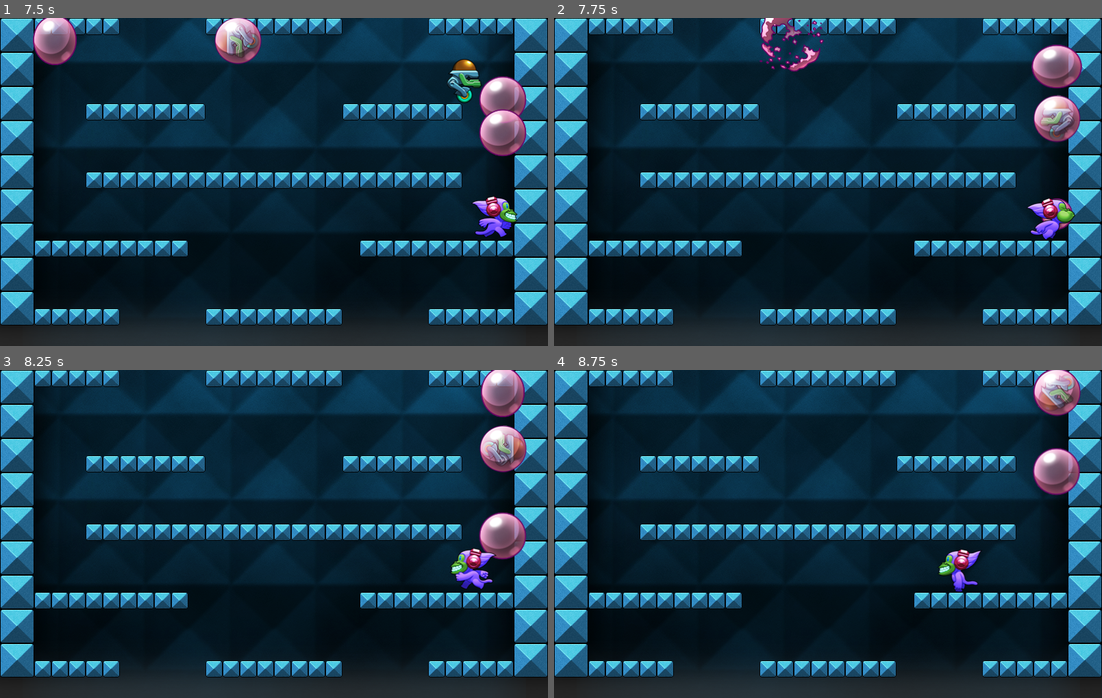
Above: before the commit, frames 1-4 (two rows, left to right).
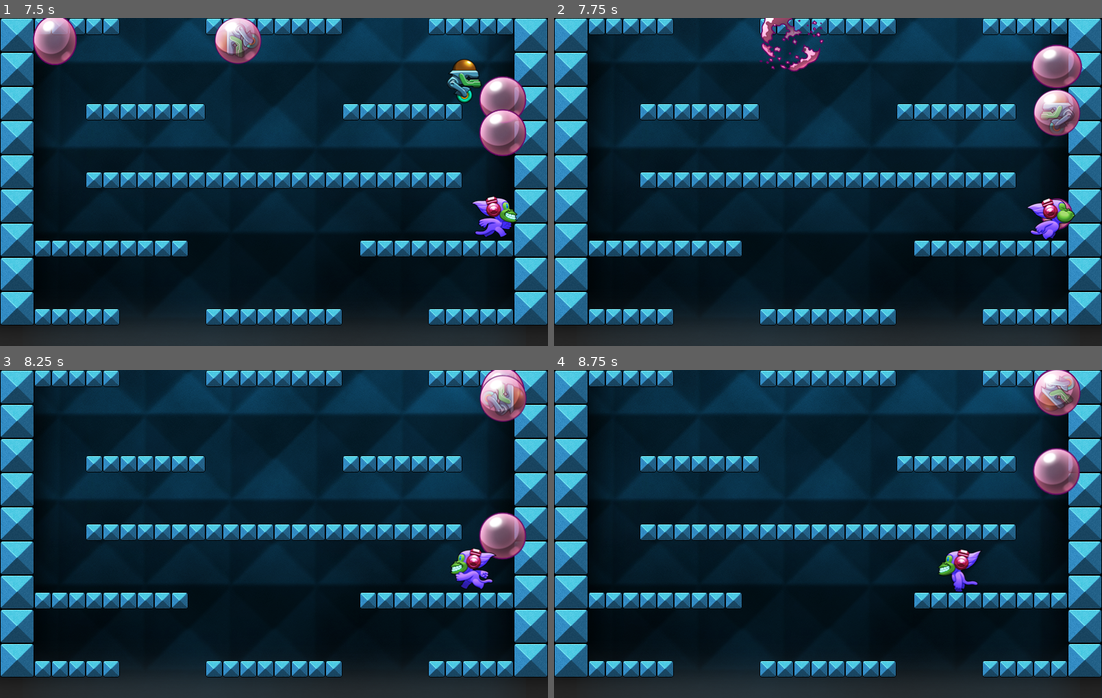
Above: after the commit, the same moments.

Repository: bobobobo/godot-cavern
Game: Godot game, scene res://Game.tscn
Two runs of this game, one before a commit and one after it. Both use one fixed random seed, a clock stepped at 60 frames per second and the inputs below.
Inputs:
- Up to frame 1 (7.5 s): tap Enter at 0.5 s; hold Right (ui_right) 0.53-2.03 s; tap Space (ui_select) at 0.77, 1.52, 3.02, 3.77, 4.52, 6.02, 6.77 s; hold Left (ui_left) 2.03-4.28 s; hold Right (ui_right) from 4.28 s (still down)
- Up to frame 2 (7.75 s): keep holding Right (ui_right); tap Space (ui_select) at 7.52 s
- Up to frame 3 (8.25 s): release Right (ui_right) at 8.03 s; hold Left (ui_left) from 8.03 s (still down)
- Up to frame 4 (8.75 s): keep holding Left (ui_left)

Frame 1 is identical in both runs. In frame 2, 1.0% of the frame differs, in the area x 87-96%, y 21-38%; in frame 3, 1.9%, in the area x 87-97%, y 1-32%; in frame 4, less than 0.1%.

Commit message:
Do not reset upwards velocity for bubbles when captured enemy

Diff:
--- a/BubbleCaptured.gd
+++ b/BubbleCaptured.gd
@@ -6,7 +6,8 @@
     if target.trigger_enemies.size() == 0:
         state_machine.transition("float")
     pop_timer = 3
-    target.velocity = Vector2.ZERO
+    if target.velocity.y == 0:
+        target.velocity = Vector2.ZERO
     target.sprite.play("trap1")
     target.captured_enemy = target.trigger_enemies.pop_front()
     target.captured_enemy.queue_free()
